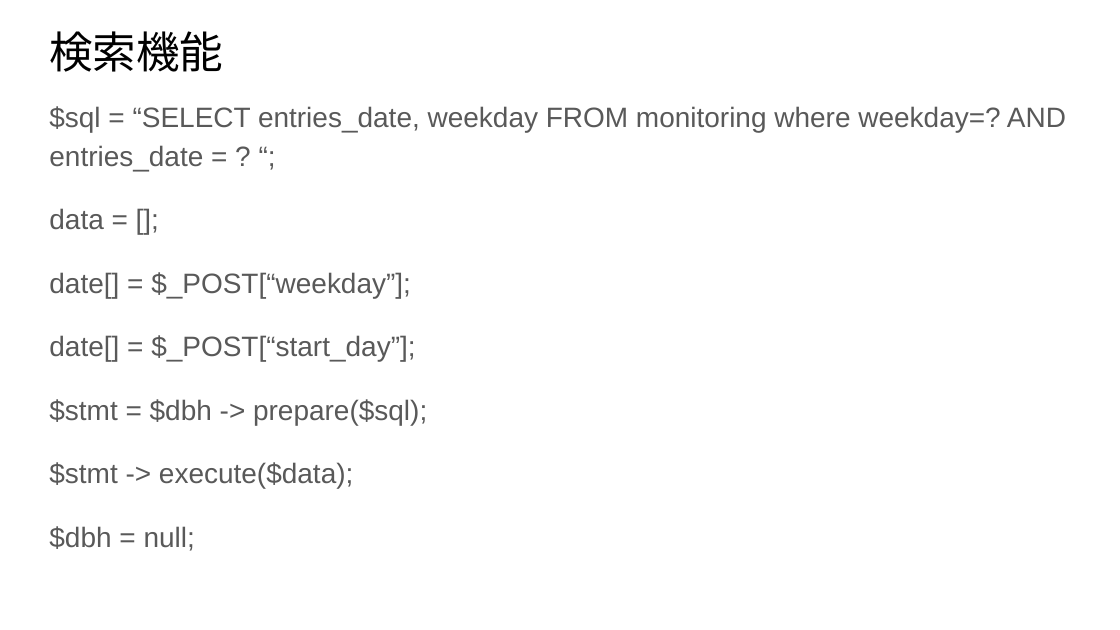
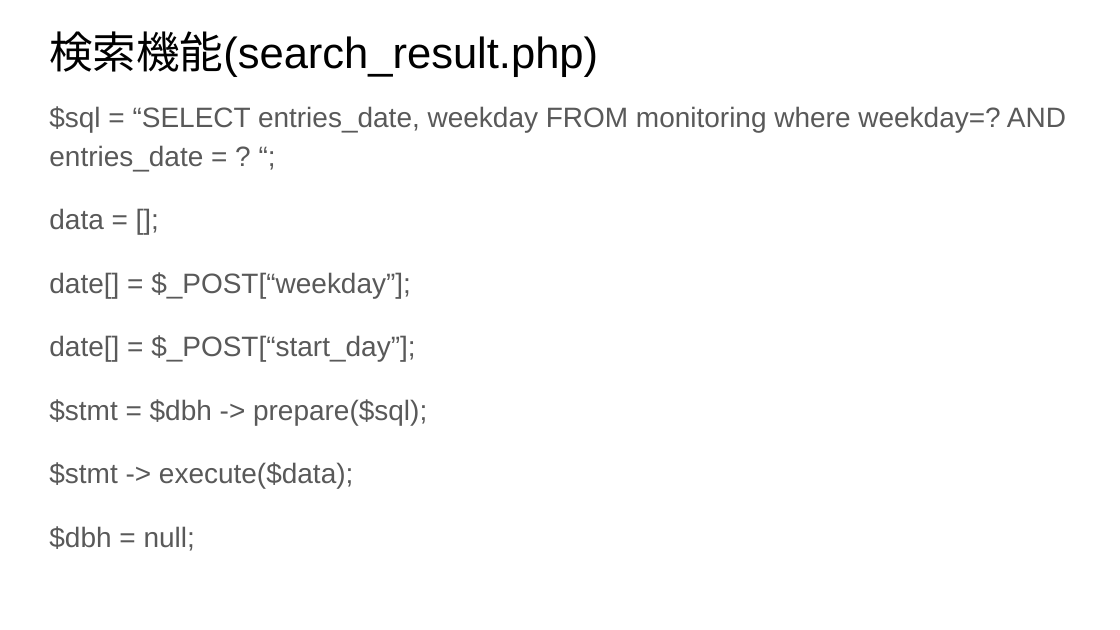
Before and after one commit to masabolic/self_monitoring, a slide deck: slide 2 of 使えそうな技術.pptx. Drawn at 1120x630 pixels with LibreOffice and Linux fonts; fonts in the diff are those of the drawing. Boxes give left, top, right and bottom in pixels: in the first picture for what was removed or moved away, otherwise in the second. Text is boxed around its words. In the diff, an @@ line names an element or a change of style, - is before the commit and + after.

```diff
--- a/使えそうな技術.pptx
+++ b/使えそうな技術.pptx
@@ title at [49,31,598,77]: text changed @@
-検索機能
+検索機能(search_result.php)
```
Also in this commit, not shown: 1 other slide changed, 10 slides added, 1 other file.
